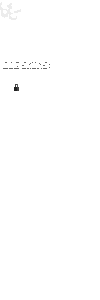
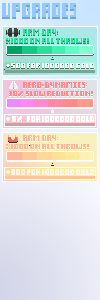
Layer changes from the first 100 x 300 image to the second:
showed group "Layer 63" (173 layers) over (0, 0, 100, 300)
added group "Light" (1st of 2, in "Layer 63") with 58 layers in group "Layer 63" over (0, 0, 100, 300)
added group "Copy of Layer 54" (1st of 6, in "Layer 63" › "Light") with 17 layers in group "Light" over (0, 0, 100, 300)
added layer "Layer 60" (1st of 9, in "Layer 63" › "Light" › "Copy of Layer 54") in group "Copy of Layer 54" over (0, 0, 100, 300)
added layer "Layer 86" (1st of 3, in "Layer 63" › "Light" › "Copy of Layer 54") in group "Copy of Layer 54" over (0, 0, 100, 300)
added layer "Layer 49" (1st of 9, in "Layer 63" › "Light" › "Copy of Layer 54") in group "Copy of Layer 54" over (0, 0, 100, 300)
added group "Layer 57" (1st of 9, in "Layer 63" › "Light" › "Copy of Layer 54") with 5 layers in group "Copy of Layer 54" over (0, 0, 100, 300)
added layer "Copy of Layer 56" (1st of 14, in "Layer 63" › "Light" › "Copy of Layer 54" › "Layer 57") in group "Layer 57" over (0, 0, 100, 300)
added layer "Copy of Layer 53(pasted)" (1st of 6, in "Layer 63" › "Light" › "Copy of Layer 54" › "Layer 57") in group "Layer 57" over (0, 0, 100, 300)
added layer "Layer 52" (1st of 8, in "Layer 63" › "Light" › "Copy of Layer 54") (78%) in group "Copy of Layer 54" over (0, 0, 100, 300)
added group "Layer 59" (1st of 9, in "Layer 63" › "Light" › "Copy of Layer 54") with 5 layers in group "Copy of Layer 54" over (0, 0, 100, 300)
added layer "Layer 75(pasted)" (1st of 6, in "Layer 63" › "Light" › "Copy of Layer 54" › "Layer 59") in group "Layer 59" over (0, 0, 100, 300)
added layer "Layer 51(pasted)" (1st of 9, in "Layer 63" › "Light" › "Copy of Layer 54" › "Layer 59") in group "Layer 59" over (0, 0, 100, 300)
moved "Layer 58" (1st of 7, in "Layer 63" › "Light" › "Copy of Layer 54" › "Layer 59") into group "Layer 59", painted on it over (0, 0, 100, 300)
…and 35 more changes (31 added, 1 painted, 2 stack, 3 visibility)
